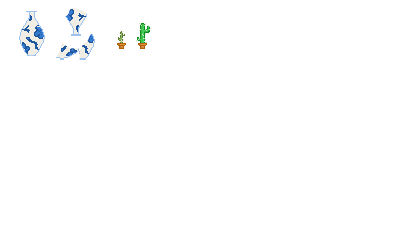
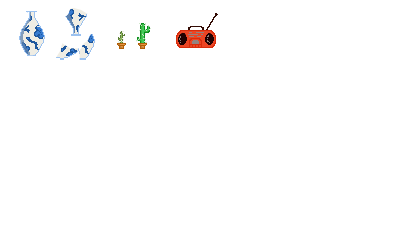
The second 400×240 image is a revision of the first. Changes to its layers:
added group "radio" with 3 layers above "cactus" over (176, 13, 218, 48)
added layer "Calque 34" in group "radio" over (178, 13, 218, 46)
added layer "Calque 32" in group "radio" over (176, 30, 216, 48)
added layer "Calque 33" in group "radio" over (177, 31, 215, 48)
added layer "Calque 31" (75%) in group "Vase ming" over (20, 12, 31, 55)
added layer "Calque 30" in group "vase ming cassé" over (30, 12, 75, 33)
